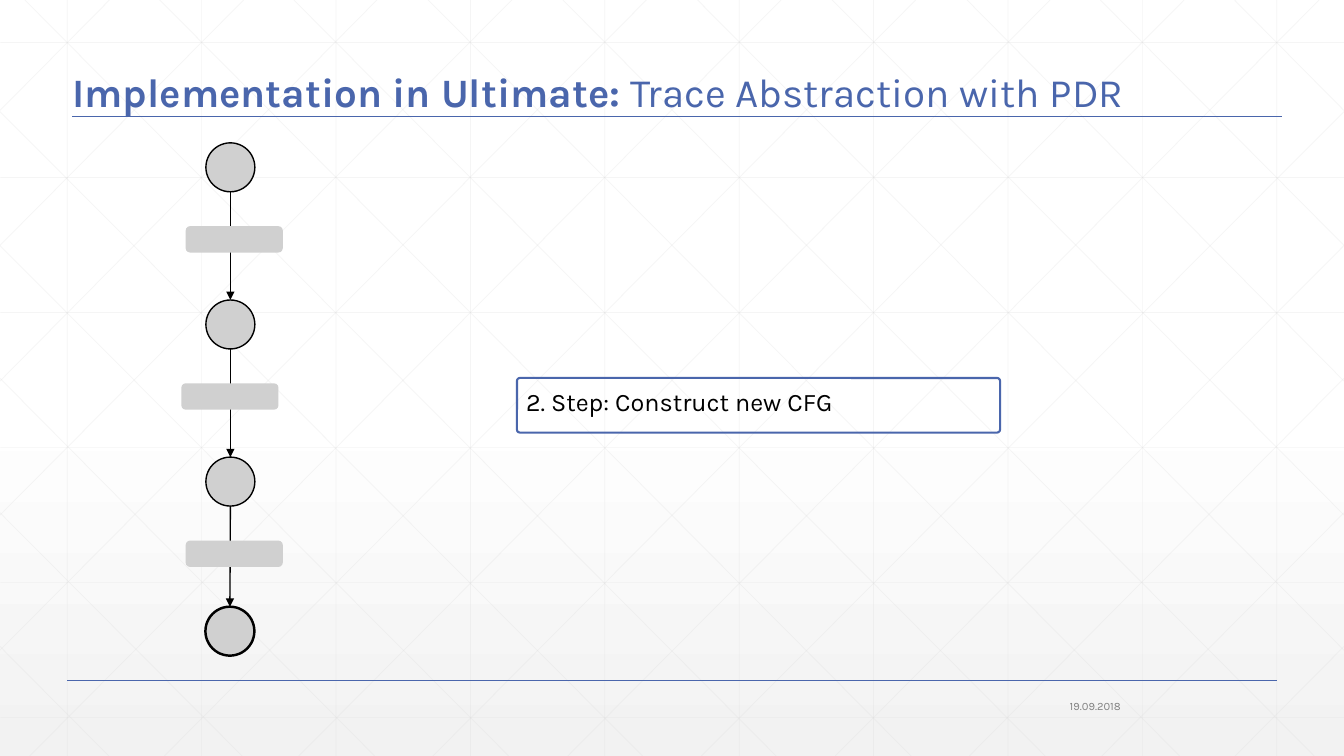
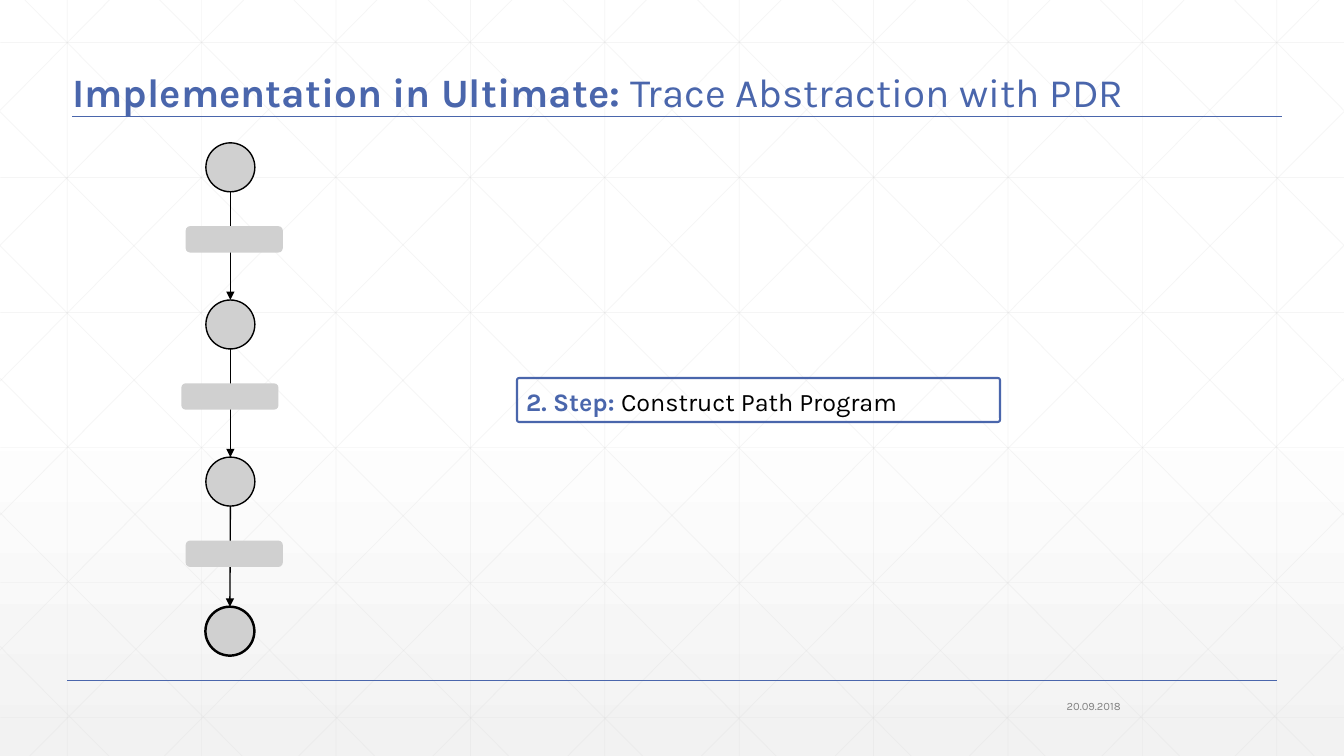
Before and after one commit to JonasWerner/BachelorThesis, a slide deck: slide 66 of Presentation/pdr_presentation_v2.pptx (slide 58 before the commit). Drawn at 1344x756 pixels with LibreOffice and Linux fonts; fonts in the diff are those of the drawing; grey boxes stand for pictures. Boxes give left, top, right and bottom in pixels: in the first picture for what was removed or moved away, otherwise in the second. Text is boxed around its words. In the diff, an @@ line names an element or a change of style, - is before the commit and + after.

```diff
--- a/Presentation/pdr_presentation_v2.pptx
+++ b/Presentation/pdr_presentation_v2.pptx
@@ rounded rectangle: place and size @@
-rounded rectangle at (517,378,1000,433)
+rounded rectangle at (517,378,1000,422)
@@ text at (526,393,897,417): text changed @@
-2. Step: Construct new CFG
+2. Step: Construct Path Program
@@ text at (1067,703,1121,710): text changed @@
-19.09.2018
+20.09.2018
```
Also in this commit, not shown: 71 other slides changed, 9 slides added, 1 slide removed, 1 other file.
